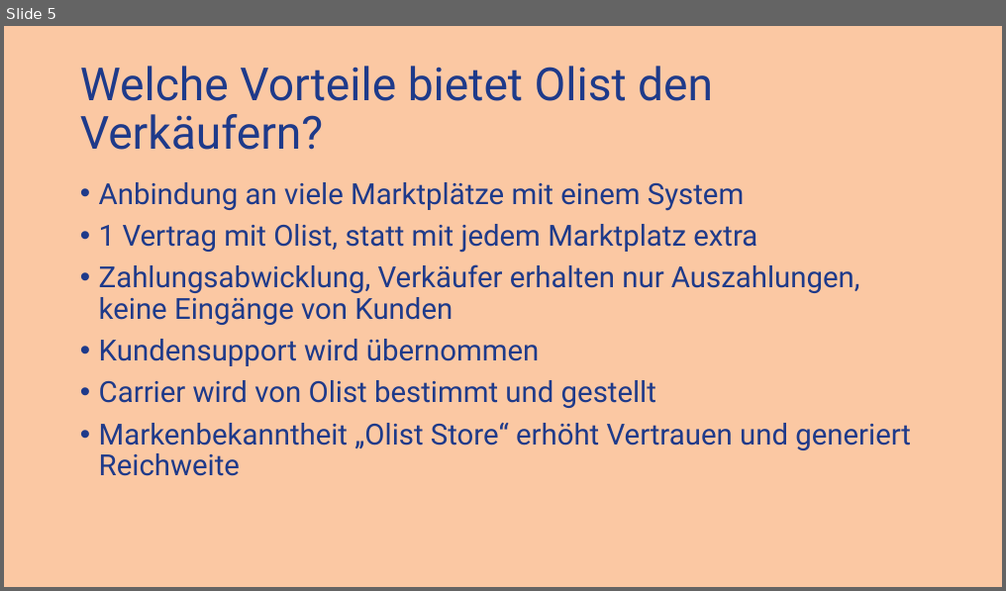
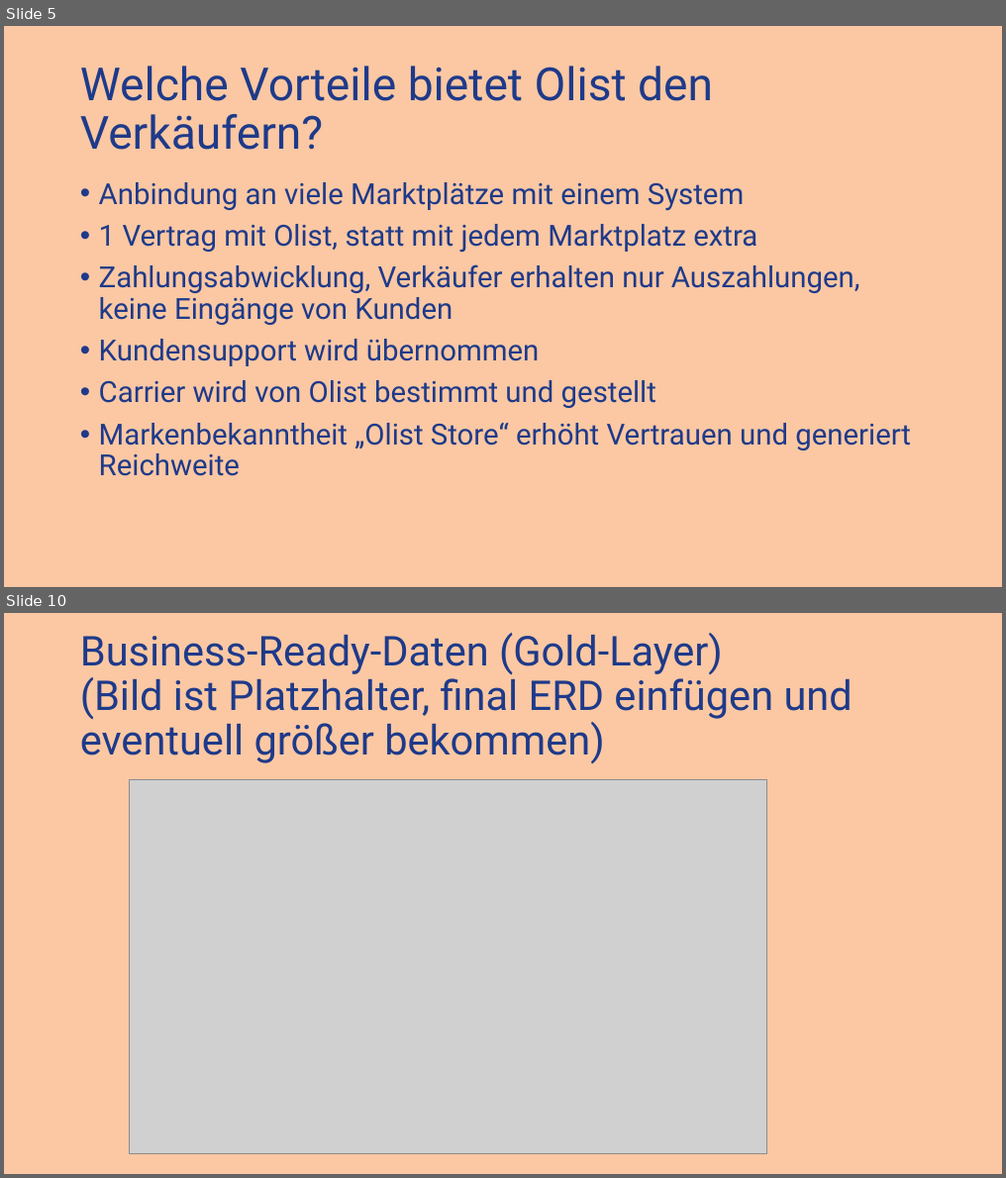
Before and after one commit to dtyrna/olist-marketplace-analysis, a slide deck: docs/Olist-Ecommerce.pptx. Shown one above the other, each under a label of ours: slide 5 before the commit, slides 5 and 10 after it; the slides between them are not shown. The pictures are 1006x591 and 1006x1178 pixels, drawn with LibreOffice and Linux fonts; fonts in the diff are those of the drawing; grey boxes stand for pictures. Boxes give left, top, right and bottom in pixels: in the first picture for what was removed or moved away, otherwise in the second. Text is boxed around its words. In the diff, an @@ line names an element or a change of style, - is before the commit and + after.

```diff
--- a/docs/Olist-Ecommerce.pptx
+++ b/docs/Olist-Ecommerce.pptx
@@ slide 10 added at [4, 613, 1002, 1174], background #FBC8A3 @@
@@ title added at [80, 633, 852, 763], 39.6 pt, text #1E3A8A @@
+Business-Ready-Daten (Gold-Layer)
+(Bild ist Platzhalter, final ERD einfügen und eventuell größer bekommen)
@@ picture added at [129, 780, 767, 1154] @@
```
Also in this commit, not shown: 3 slides changed, 10 other slides added.
